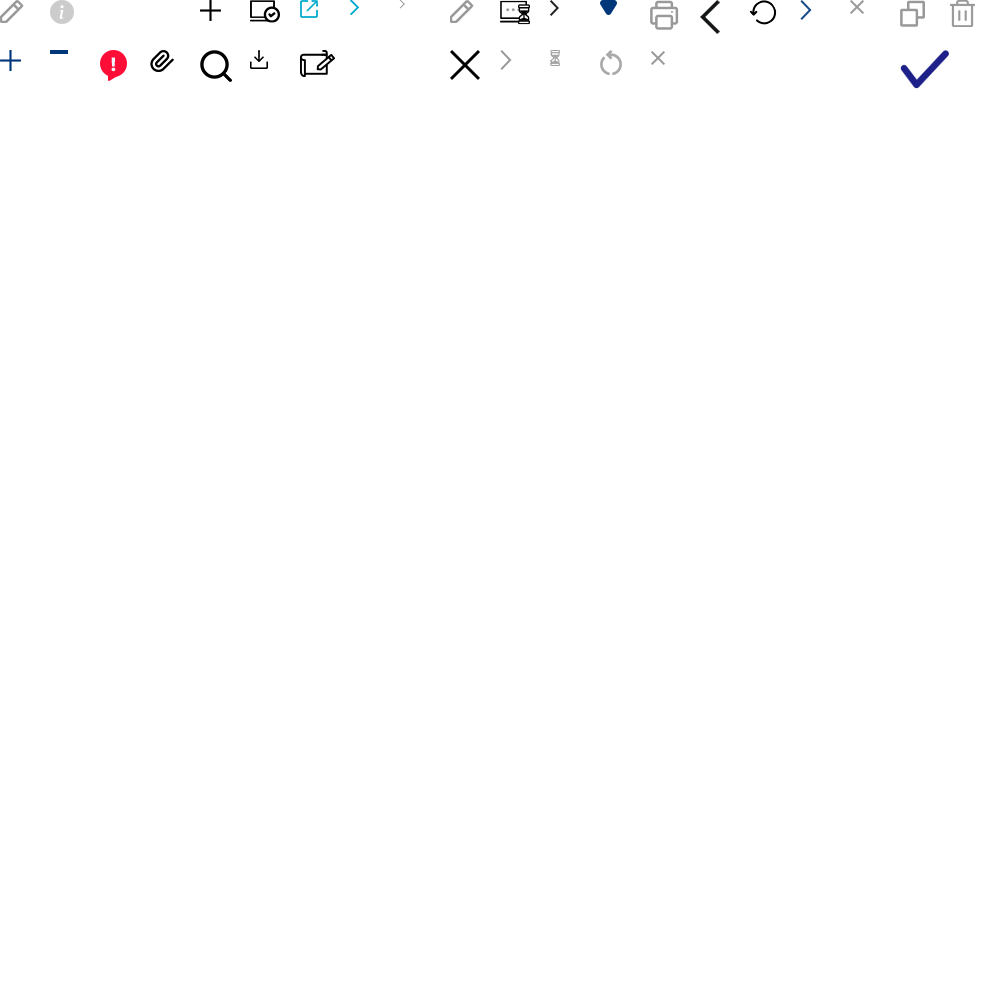
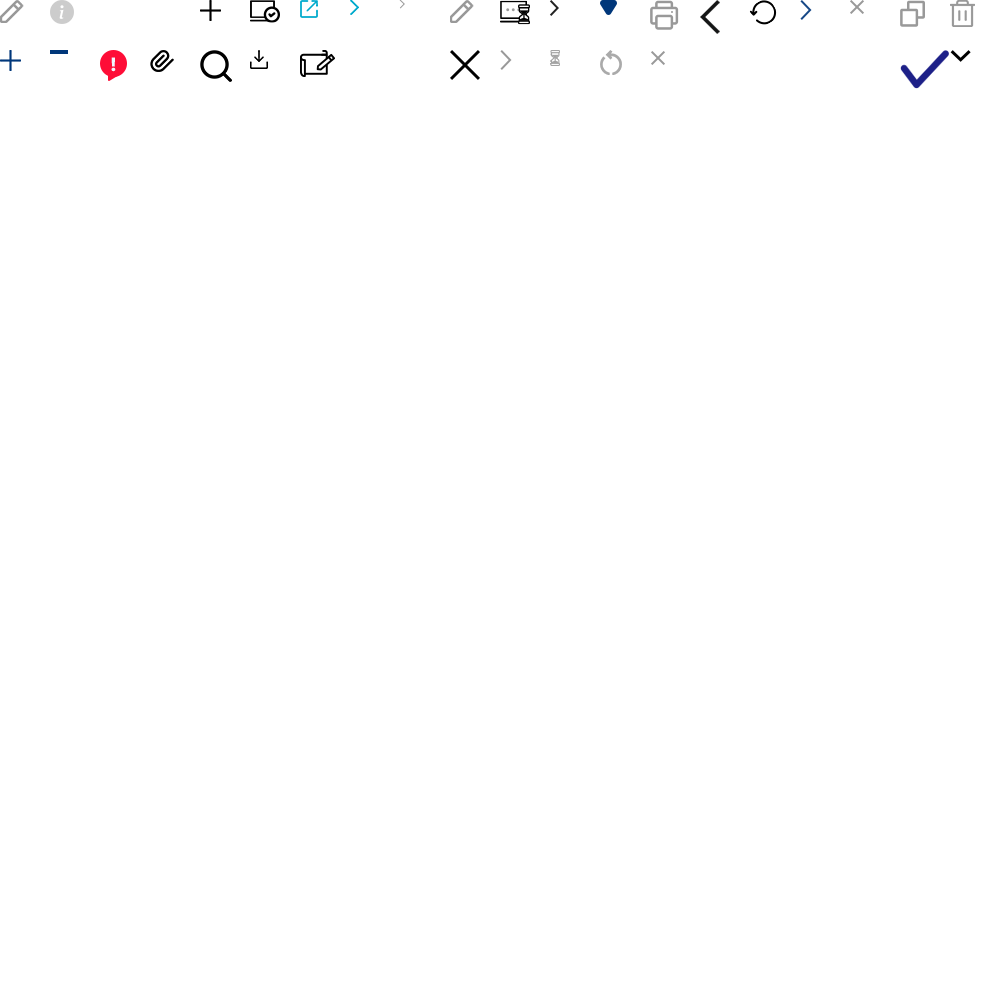
Layered file, before and after one edit (1000px x 1000px). Changes by layer:
added layer "레이어 76" in group "그룹 2" over [950, 50, 971, 62]
